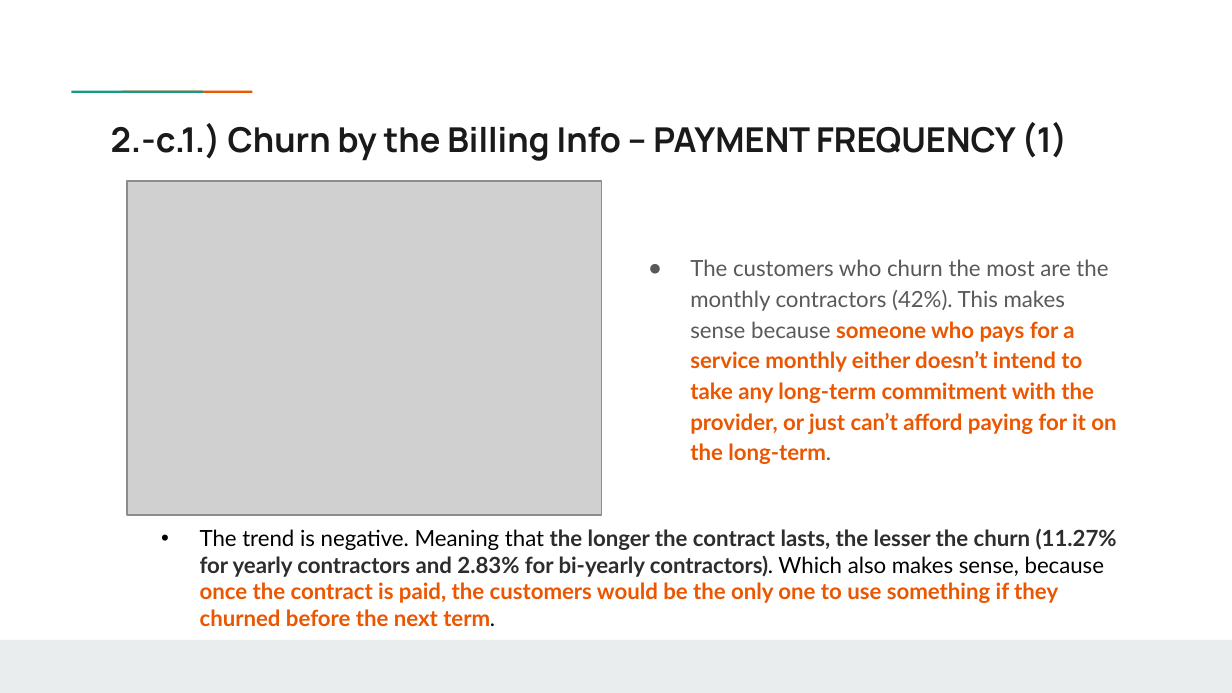
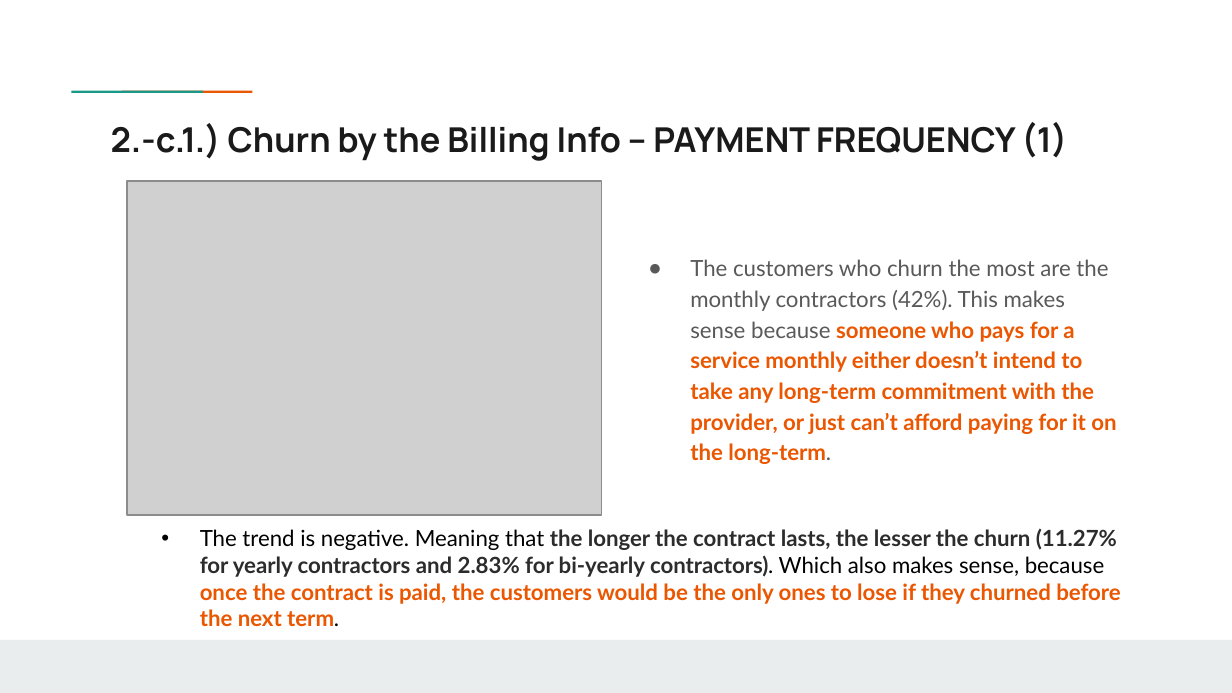
Before and after one commit to weinerkervens/churn_analysis, a slide deck: slide 19 of presentation.pptx. Drawn at 1232x693 pixels with LibreOffice and Linux fonts; fonts in the diff are those of the drawing; grey boxes stand for pictures; background and template pictures are left out. Boxes give left, top, right and bottom in pixels: in the first picture for what was removed or moved away, otherwise in the second. Text is boxed around its words. In the diff, an @@ line names an element or a change of style, - is before the commit and + after.

Commit message:
Next commit

```diff
--- a/presentation.pptx
+++ b/presentation.pptx
@@ text at <box>200,528,1121,626</box>: text changed @@
-• The trend is negative. Meaning that the longer the contract lasts, the lesser the churn (11.27% for yearly contractors and 2.83% for bi-yearly contractors). Which also makes sense, because once the contract is paid, the customers would be the only one to use something if they churned before the next term.
+• The trend is negative. Meaning that the longer the contract lasts, the lesser the churn (11.27% for yearly contractors and 2.83% for bi-yearly contractors). Which also makes sense, because once the contract is paid, the customers would be the only ones to lose if they churned before the next term.
```
Also in this commit, not shown: 3 other slides changed, 9 slides added, 3 slides removed.
